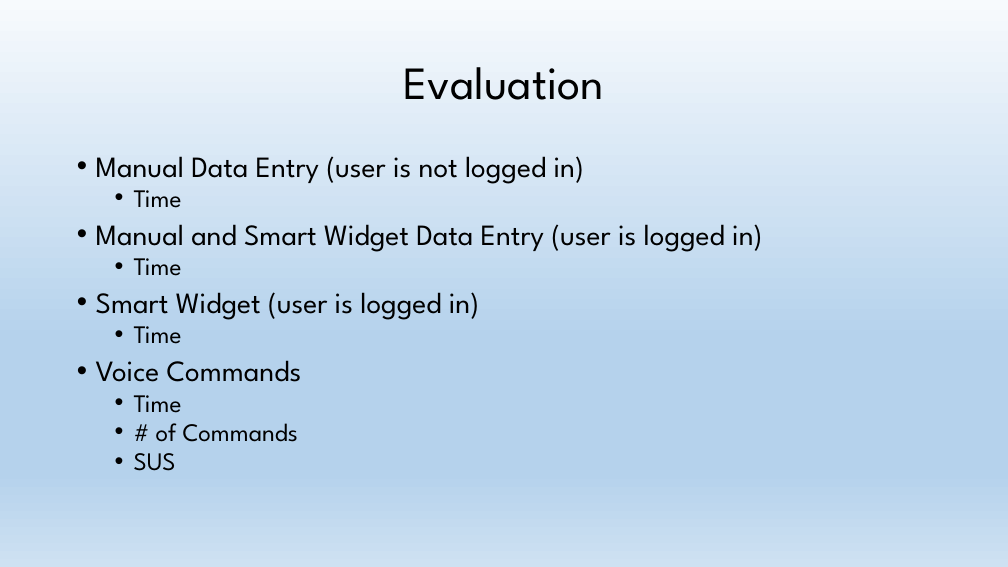
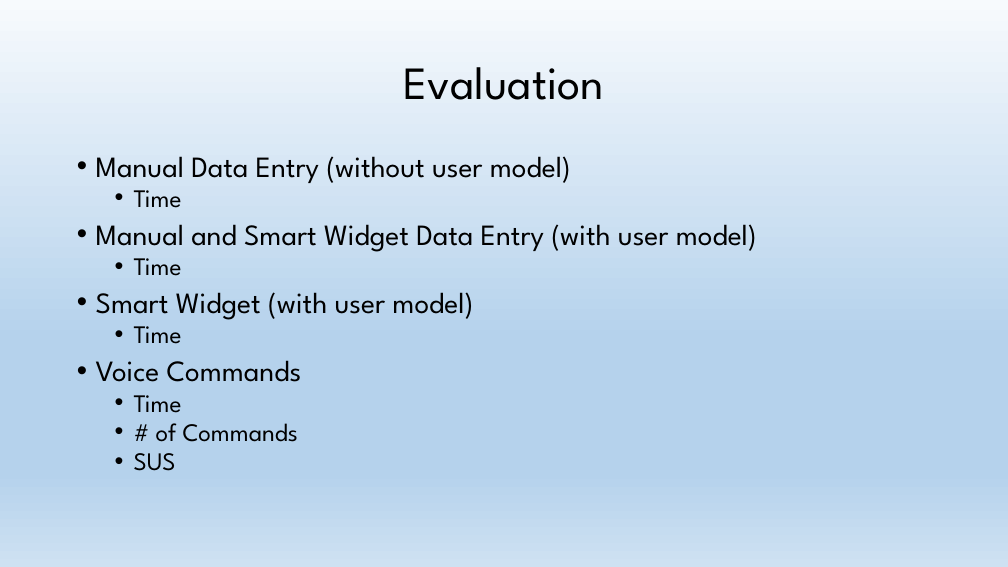
Before and after one commit to ShawnStrong/JustTwoMore, a slide deck: slide 6 of User Eval Report.pptx. Drawn at 1008x567 pixels with LibreOffice and Linux fonts; fonts in the diff are those of the drawing. Boxes give left, top, right and bottom in pixels: in the first picture for what was removed or moved away, otherwise in the second. Text is boxed around its words. In the diff, an @@ line names an element or a change of style, - is before the commit and + after.

```diff
--- a/User Eval Report.pptx
+++ b/User Eval Report.pptx
@@ text at (x1=96, y1=156, x2=571, y2=183): text changed @@
-• Manual Data Entry (user is not logged in)
+• Manual Data Entry (without user model)
@@ text at (x1=96, y1=224, x2=757, y2=252): text changed @@
-• Manual and Smart Widget Data Entry (user is logged in)
+• Manual and Smart Widget Data Entry (with user model)
@@ text at (x1=96, y1=292, x2=473, y2=320): text changed @@
-• Smart Widget (user is logged in)
+• Smart Widget (with user model)
```
Also in this commit, not shown: 1 other slide changed.
